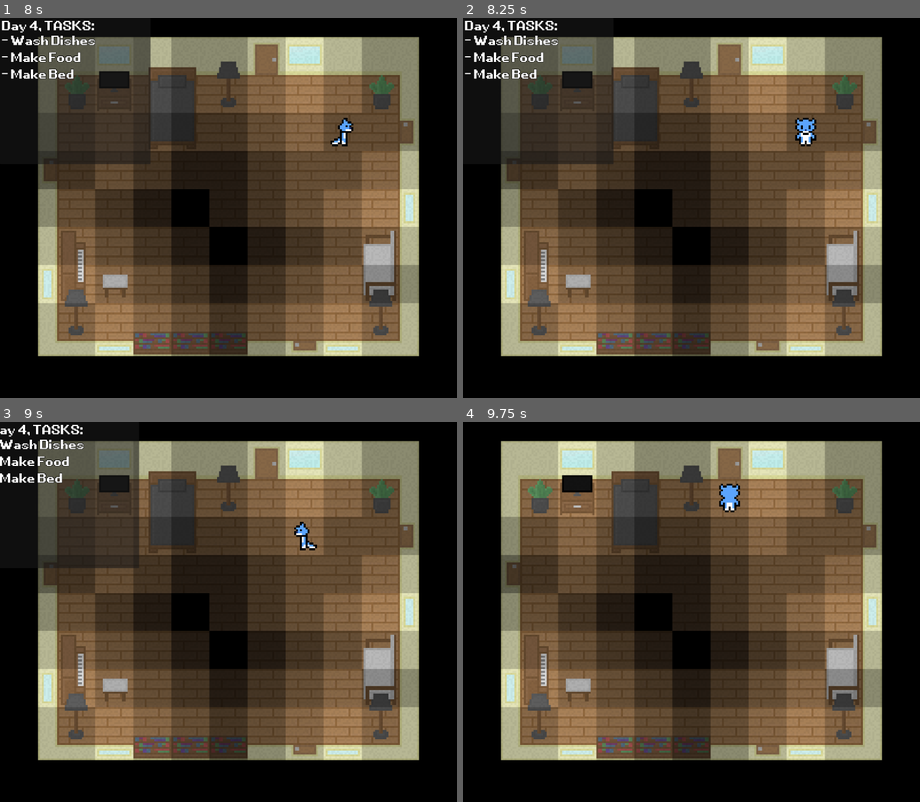
Above: before the commit, frames 1-4 (two rows, left to right).
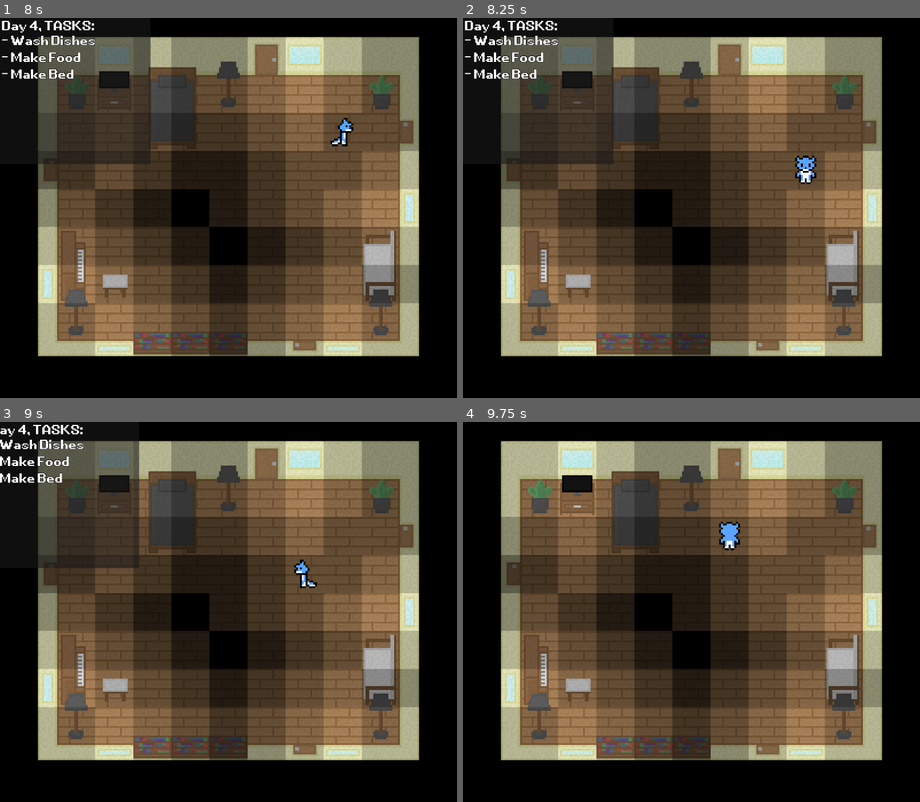
Above: after the commit, the same moments.

Repository: Furryous-Games/Practice-Run---Nyctophobia
Game: Godot game, scene res://scenes/main.tscn
Two runs of this game, one before a commit and one after it. Both use one fixed random seed, a clock stepped at 60 frames per second and the inputs below.
Inputs:
- Up to frame 1 (8 s): hold Right (move_right) 0.53-1.28 s; hold E (interact) 0.53-1.28 s; tap Enter at 1.25, 3.5, 5.75 s; hold Down (move_down) 1.28-2.03 s; tap Backspace (Interact2) at 1.35, 4.35, 7.35 s; tap E (interact) every 1.5 s from 1.55 to 7.55 s; hold Right (move_right) 2.03-2.78 s; hold E (interact) 2.03-2.78 s; tap Space at 2.75, 4.25, 7.25 s; hold Up (move_up) 2.78-3.53 s; tap Tab (toggle_task_list) at 2.85, 5.85 s; hold E (interact) 3.53-4.28 s; hold Left (move_left) 3.53-5.03 s; hold Down (move_down) 5.03-5.78 s; hold E (interact) 5.03-5.78 s; hold Right (move_right) 5.78-6.53 s; hold Up (move_up) 6.53-7.28 s; hold E (interact) 6.53-7.28 s; hold Right (move_right) from 7.28 s (still down)
- Up to frame 2 (8.25 s): release Right (move_right) at 8.03 s; hold Down (move_down) from 8.03 s (still down); hold E (interact) from 8.03 s (still down)
- Up to frame 3 (9 s): release Down (move_down) at 8.78 s; release E (interact) at 8.78 s; hold Left (move_left) from 8.78 s (still down); tap Tab (toggle_task_list) at 8.85 s
- Up to frame 4 (9.75 s): tap E (interact) at 9.05 s; release Left (move_left) at 9.53 s; hold Up (move_up) from 9.53 s (still down); hold E (interact) from 9.53 s (still down)

Frame 1 is identical in both runs. In frame 2, 0.6% of the frame differs, in the area x 72-78%, y 26-44%; in frame 3, 0.4%; in frame 4, 0.6%, in the area x 56-61%, y 16-34%.
Error after the commit: Invalid access to property or key 'object_type' on a base object of type 'Dictionary'. (res://scripts/main_script.gd:272)

Commit message:
added the object class, implemented the object class

Diff:
--- a/Nyctophobia Game/scripts/main_script.gd
+++ b/Nyctophobia Game/scripts/main_script.gd
@@ -118,10 +118,8 @@
 					# Creates a default tile within the room
 					house_grid[room_y][room_x][-1].append({
 						"brightness": 6,
-						"object_type": null,
 						"object": null,
 						"type": null,
-						"atlas_coords": null,
 					})
 
 	# Creates variables to hold the atlas coords and tile type
@@ -157,19 +155,31 @@
 
 					# Finds which type of building the tile is
 					for type in FURNITURE_TYPE_BY_ATLAS_COORDS.keys():
-						if atlas_coords in FURNITURE_TYPE_BY_ATLAS_COORDS[type].keys():
+						if atlas_coords in FURNITURE_TYPE_BY_ATLAS_COORDS[type].keys() and house_grid[house_y][house_x][room_y][room_x]["object"] == null:
 							# Creates a new object class for the object depending on its type
-							var furniture_object = object_classes.get_object_from_furniture_type(type)
-
-							# Sets the found tile type in the house grid
-							house_grid[house_y][house_x][room_y][room_x]["object_type"] = type
-							house_grid[house_y][house_x][room_y][room_x]["object"] = furniture_object
-							house_grid[house_y][house_x][room_y][room_x]["atlas_coords"] = atlas_coords
+							match type:
+								"lamp":
+									house_grid[house_y][house_x][room_y][room_x]["object"] = object_classes.lamp_object.new()
+
+								_:
+									house_grid[house_y][house_x][room_y][room_x]["object"] = object_classes.object.new()
+
+							house_grid[house_y][house_x][room_y][room_x]["object"].type = type
+							house_grid[house_y][house_x][room_y][room_x]["object"].position = Vector2i(room_y,room_x)
 
 							# Sets the connected tiles for the tile type in the house grid
 
 							for connected_tile in FURNITURE_TYPE_BY_ATLAS_COORDS[type][atlas_coords]:
-								house_grid[house_y][house_x][room_y + connected_tile.y][room_x + connected_tile.x]["object_type"] = type
+
+								house_grid[house_y][house_x][room_y][room_x]["object"].connected_tiles.append(Vector2i(room_y + connected_tile.y, room_x + connected_tile.x))
+
+								match type:
+
+									_:
+										house_grid[house_y][house_x][room_y + connected_tile.y][room_x + connected_tile.x]["object"] = object_classes.object.new()
+
+								house_grid[house_y][house_x][room_y + connected_tile.y][room_x + connected_tile.x]["object"].type = type
+								house_grid[house_y][house_x][room_y + connected_tile.y][room_x + connected_tile.x]["object"].connected = true
 
 							break
 
--- a/Nyctophobia Game/scripts/object_classes.gd
+++ b/Nyctophobia Game/scripts/object_classes.gd
@@ -23,8 +23,13 @@
 		"dining_table": null,
 	} [type]
 
-class lamp_object:
-	var type := "lamp"
+class object:
+	var position := Vector2i(-1,-1)
+	var type := "null_object"
+	var connected_tiles := []
+	var connected := false
+
+class lamp_object extends object:
 	var is_enabled := false
 
 	func interact() -> void:
--- a/Nyctophobia Game/scripts/player.gd
+++ b/Nyctophobia Game/scripts/player.gd
@@ -61,7 +61,7 @@
 		var expected_tile_pos: Vector2i = player_pos + expected_movement[0]
 		var expected_tile_metadata: Dictionary = main_script.house_grid[main_script.curr_room[1]][main_script.curr_room[0]][expected_tile_pos[1]][expected_tile_pos[0]]
 
-		if expected_tile_metadata["type"] != "floor" or (expected_tile_metadata["object_type"] != null and expected_tile_metadata["object_type"] not in main_script.WALKABLE_OBJECTS):
+		if expected_tile_metadata["type"] != "floor" or (expected_tile_metadata["object"] != null and expected_tile_metadata["object"].type not in main_script.WALKABLE_OBJECTS):
 			# Sets the animation according to the action
 			match dir:
 				&"move_up": player_sprite.animation = "walk_up"
--- a/Nyctophobia Game/scripts/shadow_tilemap.gd
+++ b/Nyctophobia Game/scripts/shadow_tilemap.gd
@@ -74,8 +74,8 @@
 				and new_tile_location.y < len(room_metadata)
 				and new_tile_location.x >= 0
 				and new_tile_location.x < len(room_metadata[new_tile_location.y])
-				and room_metadata[new_tile_location.y][new_tile_location.x]["object_type"] != null
-				and room_metadata[new_tile_location.y][new_tile_location.x]["object_type"] not in main_script.WALKABLE_OBJECTS
+				and room_metadata[new_tile_location.y][new_tile_location.x]["object"] != null
+				and room_metadata[new_tile_location.y][new_tile_location.x]["object"].type not in main_script.WALKABLE_OBJECTS
 		):
 			# Highlight the object's tile
 			cap_tile_brightness(new_tile_location, 5)
@@ -83,7 +83,7 @@
 	# Highlight important objects as defined in the main script
 	for room_y in range(len(previous_room)):
 		for room_x in range(len(previous_room[room_y])):
-			if previous_room[room_y][room_x]["object_type"] in main_script.highlighted_objects:
+			if previous_room[room_y][room_x]["object"] != null and previous_room[room_y][room_x]["object"].type in main_script.highlighted_objects:
 				cap_tile_brightness(Vector2i(room_x, room_y), 5)
 
 	# Update the shadows for the walls
@@ -171,7 +171,7 @@
 			# Only affects window tiles
 			if room_metadata[room_y][room_x]["type"] == "window":
 				update_emissions_for_tile(Vector2(room_x, room_y), main_script.window_emission)
-			elif room_metadata[room_y][room_x]["object_type"] == "lamp" and room_metadata[room_y][room_x]["object"].is_enabled:
+			elif room_metadata[room_y][room_x]["object"] != null and room_metadata[room_y][room_x]["object"].type == "lamp" and room_metadata[room_y][room_x]["object"].is_enabled:
 				update_emissions_for_tile(Vector2(room_x, room_y), main_script.lamp_emission)
 
 
